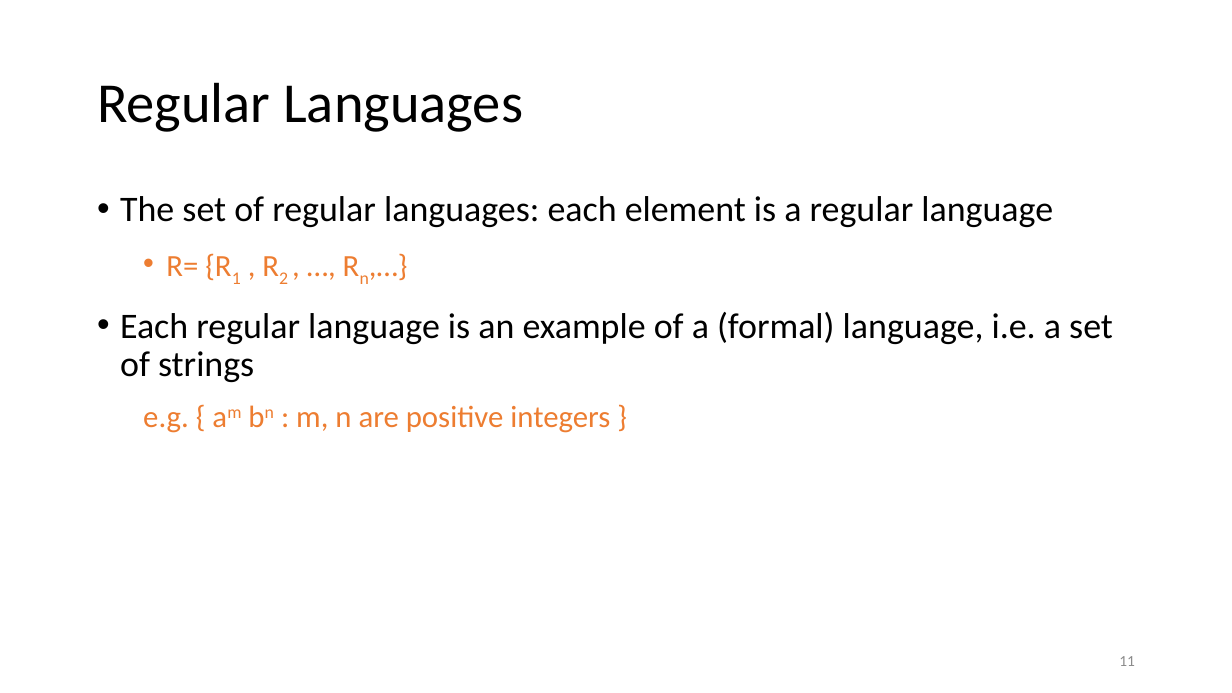
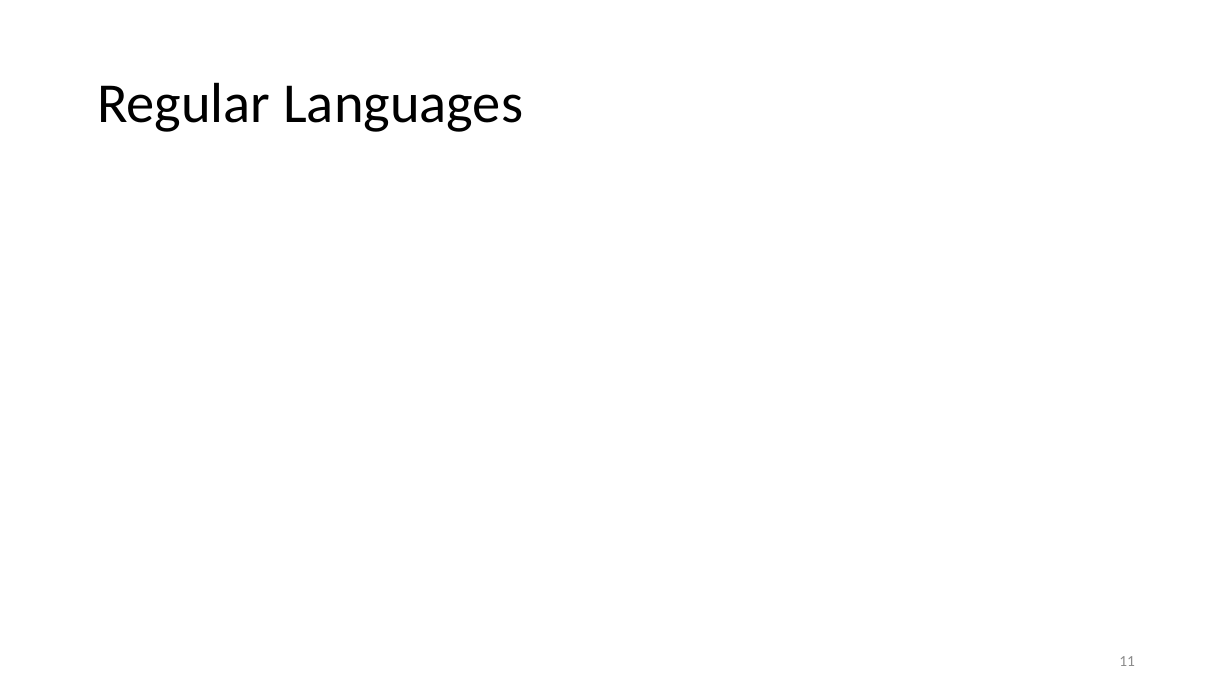
Before and after one commit to anoopsarkar/compilers-class, a slide deck: slide 11 of assets/ppt/lex/lex1-regexp-intro.pptx. Drawn at 1232x693 pixels with LibreOffice and Linux fonts; fonts in the diff are those of the drawing; grey boxes stand for pictures. Boxes give left, top, right and bottom in pixels: in the first picture for what was removed or moved away, otherwise in the second. Text is boxed around its words. In the diff, an @@ line names an element or a change of style, - is before the commit and + after.

```diff
--- a/assets/ppt/lex/lex1-regexp-intro.pptx
+++ b/assets/ppt/lex/lex1-regexp-intro.pptx
@@ text removed at [120, 196, 1113, 433] @@
-• The set of regular languages: each element is a regular language
-  • R= {R1 , R2 , …, Rn,…}
-• Each regular language is an example of a (formal) language, i.e. a set of strings
-  e.g. { am bn : m, n are positive integers }
```
Also in this commit, not shown: 12 other slides changed, 1 other file.
